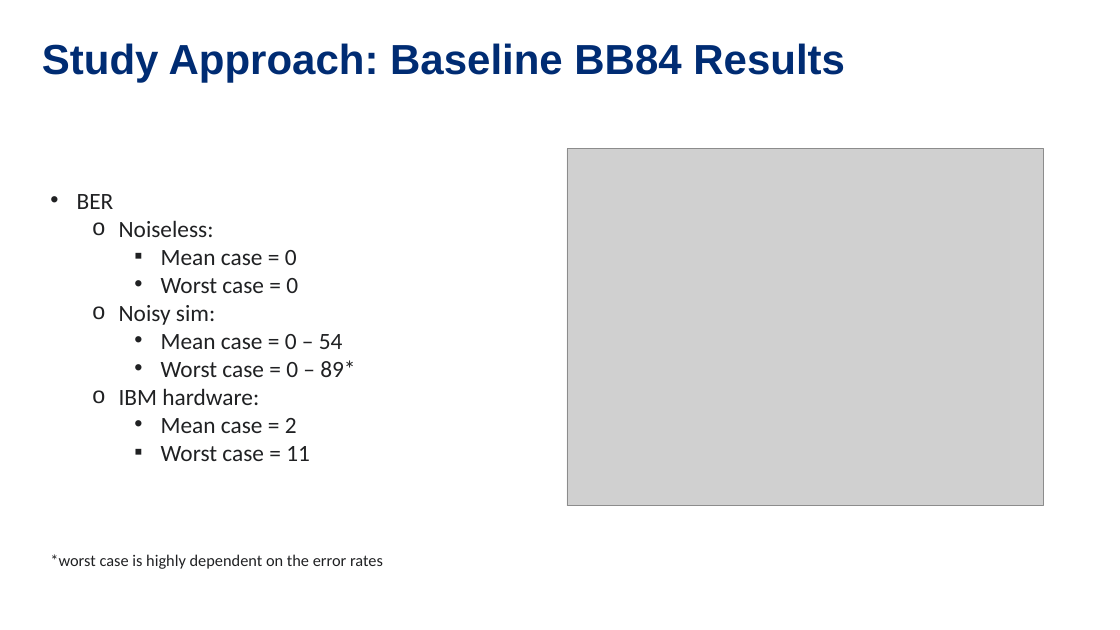
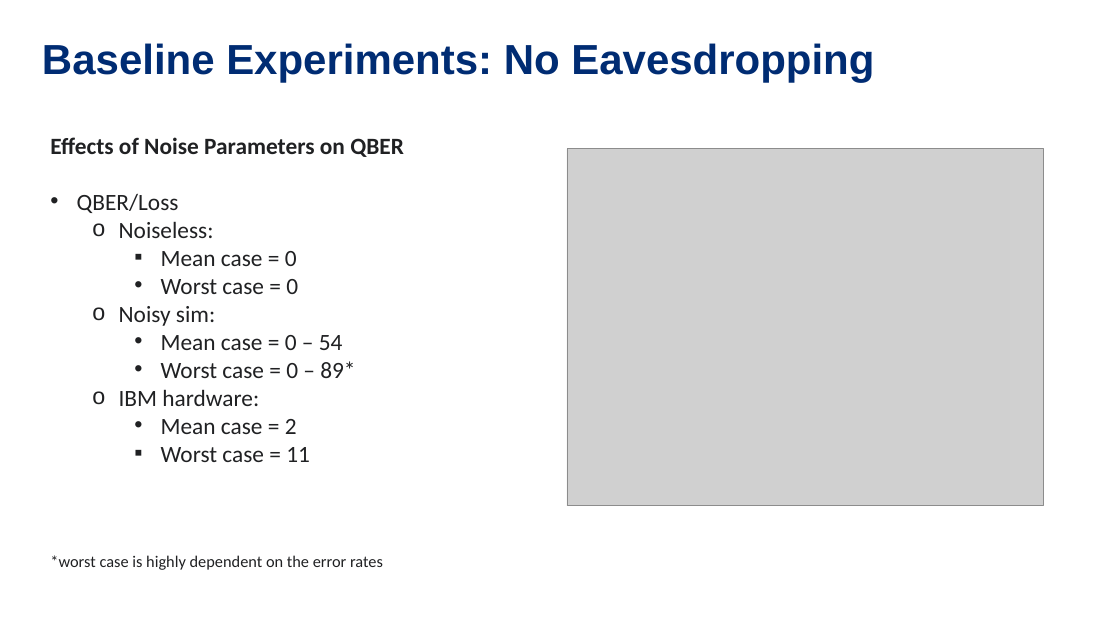
Before and after one commit to stm5340/EN.615.781.81.SP26_Final_Project, a slide deck: slide 6 of 615_781_Kuta_Nguyen_McLain.pptx. Drawn at 1120x630 pixels with LibreOffice and Linux fonts; fonts in the diff are those of the drawing; grey boxes stand for pictures. Boxes give left, top, right and bottom in pixels: in the first picture for what was removed or moved away, otherwise in the second. Text is boxed around its words. In the diff, an @@ line names an element or a change of style, - is before the commit and + after.

Commit message:
Updated slides

```diff
--- a/615_781_Kuta_Nguyen_McLain.pptx
+++ b/615_781_Kuta_Nguyen_McLain.pptx
@@ text at (42, 43, 874, 83): text changed @@
-Study Approach: Baseline BB84 Results
+Baseline Experiments: No Eavesdropping
@@ text "Effects of Noise Parameters on ...": place and size @@
-text "Effects of Noise Parameters on ..." at (50, 194, 383, 569)
+text "Effects of Noise Parameters on ..." at (50, 137, 404, 570)
@@ text at (50, 137, 404, 213): text changed; bold on @@
-• BER
+Effects of Noise Parameters on QBER
+• QBER/Loss
```
Also in this commit, not shown: 7 other slides changed, 1 slide added, 1 slide removed.
